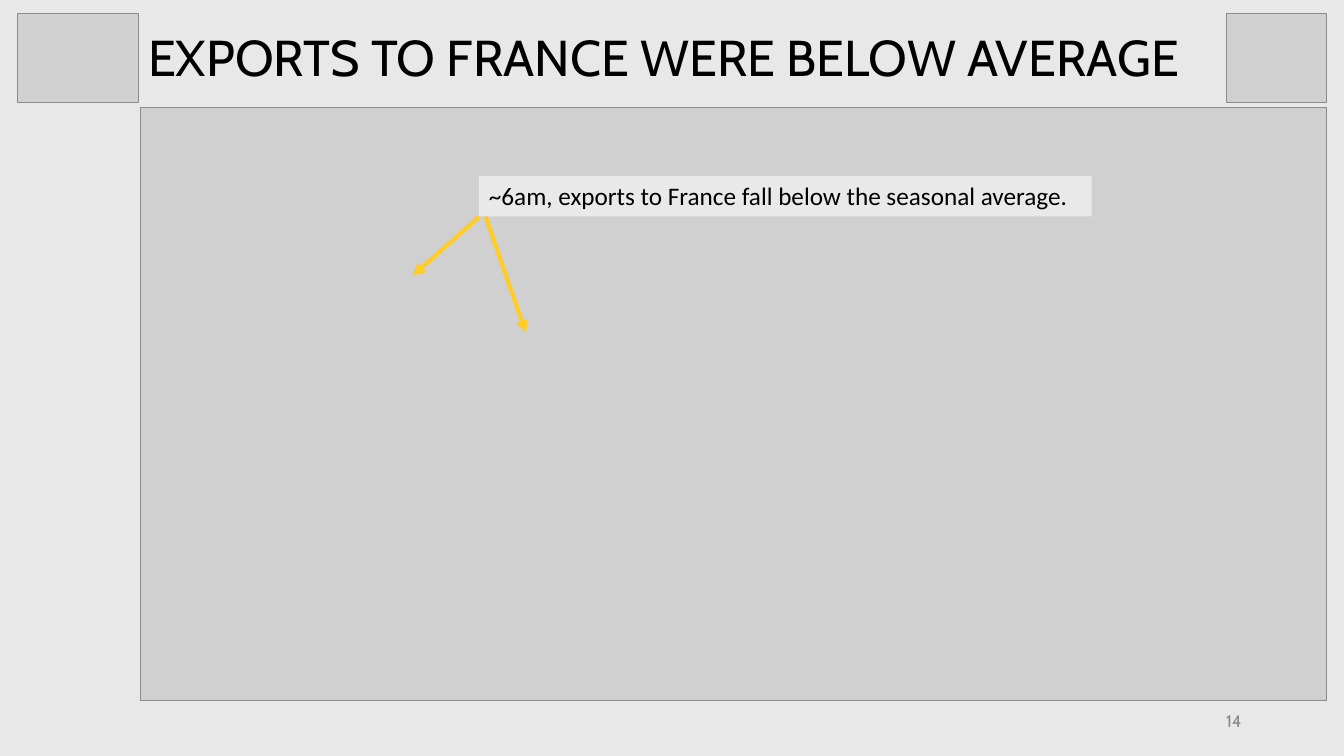
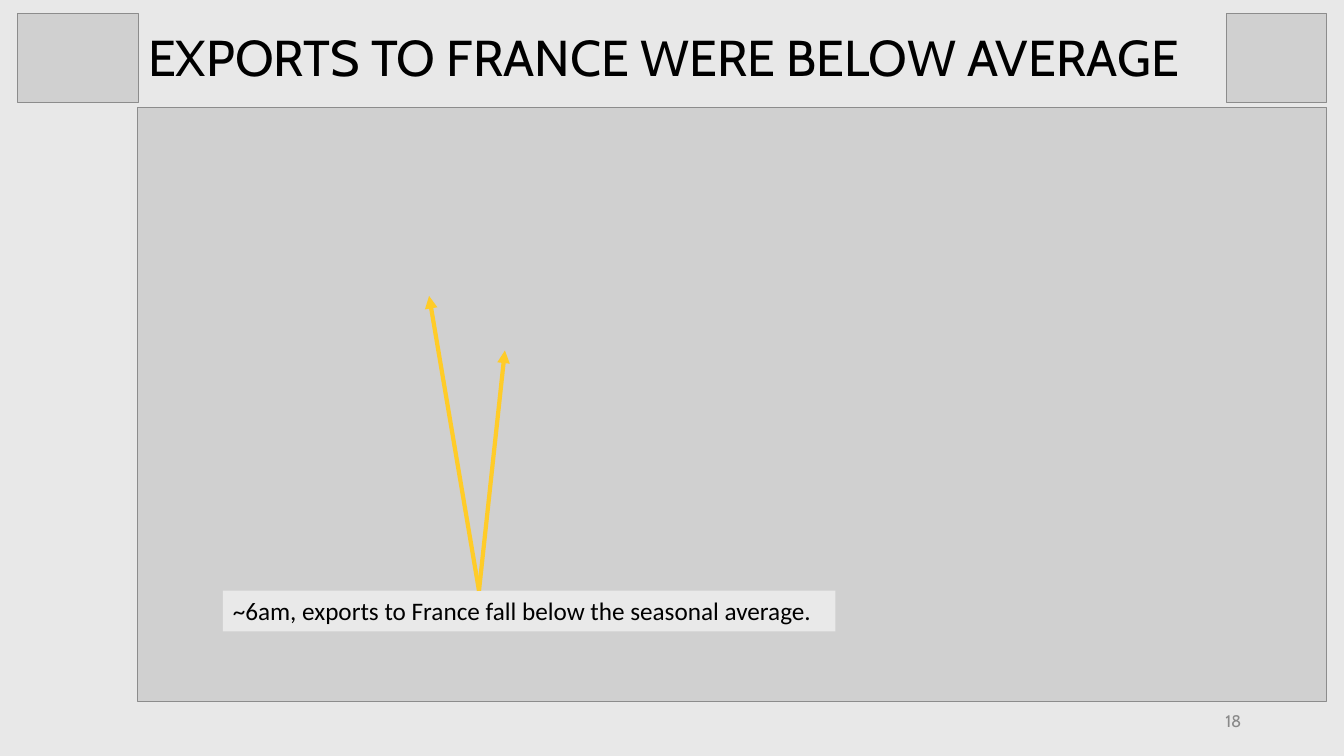
Before and after one commit to brmurray/apagon_april28, a slide deck: slide 18 of reports/Apragon_April28.pptx (slide 14 before the commit). Drawn at 1344x756 pixels with LibreOffice and Linux fonts; fonts in the diff are those of the drawing; grey boxes stand for pictures. Boxes give left, top, right and bottom in pixels: in the first picture for what was removed or moved away, otherwise in the second. Text is boxed around its words. In the diff, an @@ line names an element or a change of style, - is before the commit and + after.

Commit message:
export limits to France, historical inertia estimates

```diff
--- a/reports/Apragon_April28.pptx
+++ b/reports/Apragon_April28.pptx
@@ arrow moved from (479, 217) - (412, 275) to (479, 591) - (430, 296) @@
@@ arrow moved from (486, 217) - (526, 333) to (479, 591) - (505, 351) @@
@@ rectangle "~6am, exports to France fall ...": place and size @@
-rectangle "~6am, exports to France fall ..." at [479,175,1092,216]
+rectangle "~6am, exports to France fall ..." at [223,591,836,631]
@@ page number at [1225,715,1241,727]: text changed @@
-14
+18
```
Also in this commit, not shown: 5 other slides changed, 4 slides added, 6 other files.
